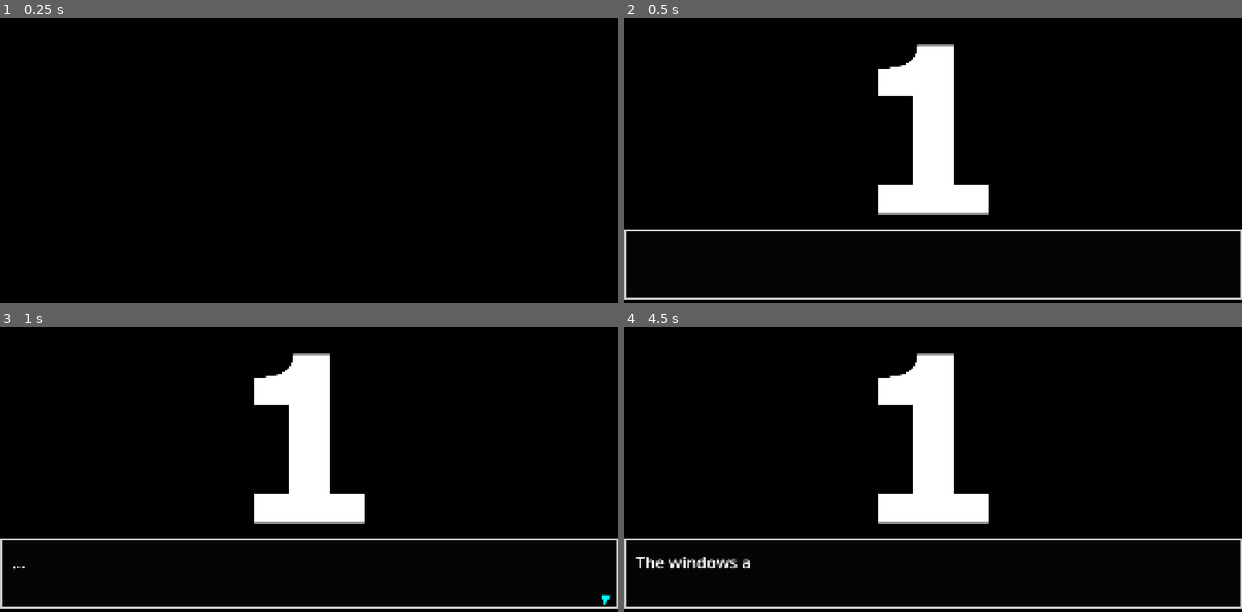
Above: before the commit, frames 1-4 (two rows, left to right).
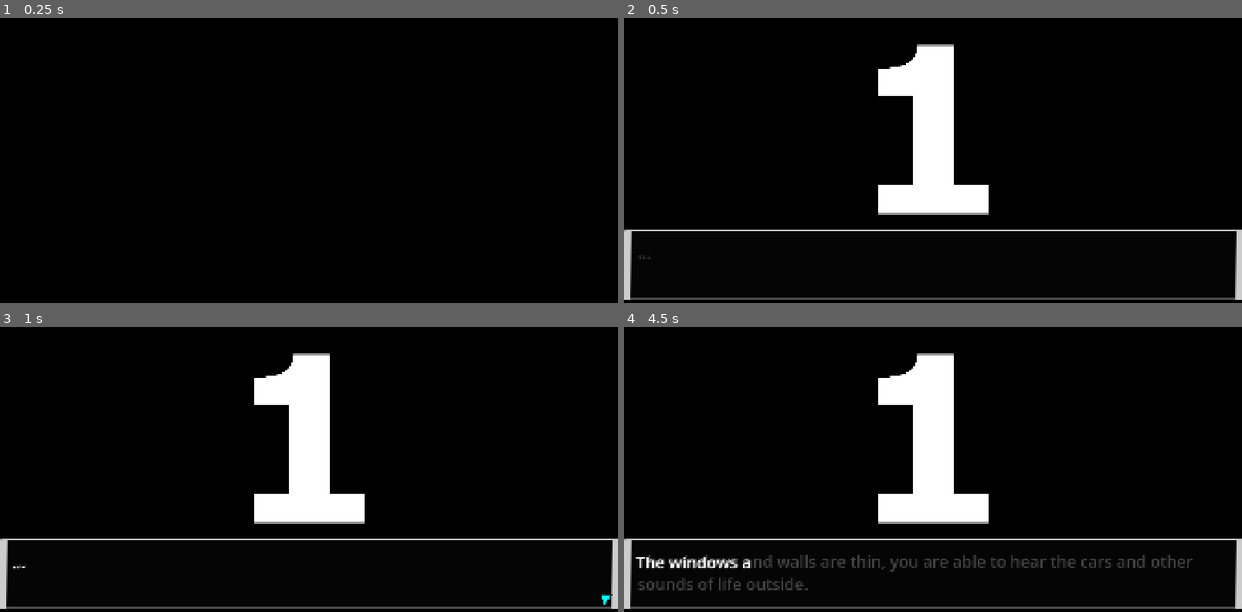
Above: after the commit, the same moments.

Repository: mathew-tran/jamegam50
Game: Godot game, scene res://Scenes/Title.tscn
The game is run twice, just before and just after one commit, with the same random seed, the same clock (stepped at 60 frames per second) and the same inputs.
Inputs (mouse positions are in pixels of both pictures, inside the frame that each line leads up to):
- Up to frame 1 (0.25 s): no input
- Up to frame 2 (0.5 s): no input
- Up to frame 3 (1 s): move the mouse to (444, 421) at 0.52 s; press the mouse at (444, 421) at 0.53 s
- Up to frame 4 (4.5 s): move the mouse to (809, 455) at 1.27 s; release the mouse at (809, 455) at 1.28 s; click (809, 455) at 1.35 s; tap Enter at 2 s; move the mouse to (994, 361) at 2.02 s; press the mouse at (994, 361) at 2.03 s; move the mouse to (902, 506) at 2.77 s; release the mouse at (902, 506) at 2.78 s; click (902, 506) at 2.85 s; move the mouse to (1118, 489) at 3.52 s; press the mouse at (1118, 489) at 3.53 s; move the mouse to (747, 386) at 4.27 s; release the mouse at (747, 386) at 4.28 s; click (747, 386) at 4.35 s

Frame 1 is identical in both runs. In frame 2, 1.2% of the frame differs, in the area x 0-100%, y 74-99%; in frame 3, 1.2%; in frame 4, 2.8%.

Commit message:
polish the dialogue / interactions a bit

Diff:
--- a/DataTypes/CutsceneData.gd
+++ b/DataTypes/CutsceneData.gd
@@ -5,6 +5,7 @@
 @export_multiline var TextToSay = """"""
 @export var BackgroundImage : Texture2D
 
+
 @export var Owner : OwnerData
 
 @export  var MusicType = JukeboxPlayer.MUSIC_TYPE.CONTINUE
--- a/Prefabs/UI/InteractPanel.tscn
+++ b/Prefabs/UI/InteractPanel.tscn
@@ -9,10 +9,48 @@
 border_width_right = 3
 border_width_bottom = 3
 
+[sub_resource type="Animation" id="Animation_buwaf"]
+resource_name = "animateIn"
+length = 0.2
+tracks/0/type = "value"
+tracks/0/imported = false
+tracks/0/enabled = true
+tracks/0/path = NodePath(".:scale")
+tracks/0/interp = 1
+tracks/0/loop_wrap = true
+tracks/0/keys = {
+"times": PackedFloat32Array(0, 0.2),
+"transitions": PackedFloat32Array(1, 1),
+"update": 0,
+"values": [Vector2(0, 0), Vector2(1, 1)]
+}
+
+[sub_resource type="Animation" id="Animation_yopaf"]
+length = 0.001
+tracks/0/type = "value"
+tracks/0/imported = false
+tracks/0/enabled = true
+tracks/0/path = NodePath(".:scale")
+tracks/0/interp = 1
+tracks/0/loop_wrap = true
+tracks/0/keys = {
+"times": PackedFloat32Array(0),
+"transitions": PackedFloat32Array(1),
+"update": 0,
+"values": [Vector2(1, 1)]
+}
+
+[sub_resource type="AnimationLibrary" id="AnimationLibrary_nnfgk"]
+_data = {
+&"RESET": SubResource("Animation_yopaf"),
+&"animateIn": SubResource("Animation_buwaf")
+}
+
 [node name="Panel" type="Panel"]
 custom_minimum_size = Vector2(200, 50)
 offset_right = 40.0
 offset_bottom = 40.0
+pivot_offset = Vector2(100, 25)
 mouse_filter = 2
 theme_override_styles/panel = SubResource("StyleBoxFlat_buwaf")
 script = ExtResource("1_buwaf")
@@ -27,3 +65,8 @@
 text = "INTERACT"
 horizontal_alignment = 1
 vertical_alignment = 1
+
+[node name="AnimationPlayer" type="AnimationPlayer" parent="."]
+libraries = {
+&"": SubResource("AnimationLibrary_nnfgk")
+}
--- a/Scenes/Cutscene.tscn
+++ b/Scenes/Cutscene.tscn
@@ -37,10 +37,11 @@
 
 [sub_resource type="StyleBoxFlat" id="StyleBoxFlat_g4us0"]
 bg_color = Color(0.0214346, 0.0214346, 0.0214346, 1)
-border_width_left = 5
-border_width_top = 5
-border_width_right = 5
-border_width_bottom = 5
+skew = Vector2(0.01, 0)
+border_width_left = 20
+border_width_top = 3
+border_width_right = 20
+border_width_bottom = 3
 
 [sub_resource type="StyleBoxFlat" id="StyleBoxFlat_kweal"]
 bg_color = Color(0.103744, 0.103744, 0.103743, 1)
@@ -86,6 +87,43 @@
 &"animate": SubResource("Animation_g4us0")
 }
 
+[sub_resource type="Animation" id="Animation_bnhl5"]
+resource_name = "animIn"
+length = 0.2
+tracks/0/type = "value"
+tracks/0/imported = false
+tracks/0/enabled = true
+tracks/0/path = NodePath("CanvasLayer/Panel:scale")
+tracks/0/interp = 1
+tracks/0/loop_wrap = true
+tracks/0/keys = {
+"times": PackedFloat32Array(0, 0.2),
+"transitions": PackedFloat32Array(1, 1),
+"update": 0,
+"values": [Vector2(1, 0), Vector2(1, 1)]
+}
+
+[sub_resource type="Animation" id="Animation_jhjw4"]
+length = 0.001
+tracks/0/type = "value"
+tracks/0/imported = false
+tracks/0/enabled = true
+tracks/0/path = NodePath("CanvasLayer/Panel:scale")
+tracks/0/interp = 1
+tracks/0/loop_wrap = true
+tracks/0/keys = {
+"times": PackedFloat32Array(0),
+"transitions": PackedFloat32Array(1),
+"update": 0,
+"values": [Vector2(1, 0)]
+}
+
+[sub_resource type="AnimationLibrary" id="AnimationLibrary_olnes"]
+_data = {
+&"RESET": SubResource("Animation_jhjw4"),
+&"animIn": SubResource("Animation_bnhl5")
+}
+
 [node name="CutScene" type="Node2D"]
 process_mode = 3
 script = ExtResource("1_c1xi3")
@@ -114,7 +152,25 @@
 offset_bottom = -11.0
 grow_horizontal = 2
 grow_vertical = 0
+scale = Vector2(1, 1e-05)
 theme_override_styles/panel = SubResource("StyleBoxFlat_g4us0")
+
+[node name="Outline" type="RichTextLabel" parent="CanvasLayer/Panel"]
+self_modulate = Color(0.262932, 0.262932, 0.262932, 1)
+layout_mode = 1
+anchors_preset = 15
+anchor_right = 1.0
+anchor_bottom = 1.0
+offset_left = 41.0
+offset_top = 34.0
+offset_right = -12.0
+offset_bottom = -21.0
+grow_horizontal = 2
+grow_vertical = 2
+theme_override_font_sizes/normal_font_size = 50
+bbcode_enabled = true
+text = "This is a test script.s"
+visible_characters_behavior = 1
 
 [node name="RichTextLabel" type="RichTextLabel" parent="CanvasLayer/Panel"]
 layout_mode = 1
@@ -184,3 +240,9 @@
 
 [node name="Button" parent="CanvasLayer/Options" instance=ExtResource("9_bnhl5")]
 layout_mode = 2
+
+[node name="AnimationPlayer" type="AnimationPlayer" parent="."]
+libraries = {
+&"": SubResource("AnimationLibrary_olnes")
+}
+speed_scale = 20.0
--- a/Scenes/Part8-Dream.tscn
+++ b/Scenes/Part8-Dream.tscn
@@ -50,7 +50,8 @@
 
 [sub_resource type="Resource" id="Resource_wqo1j"]
 script = ExtResource("2_pg5py")
-TextToSay = "It let me saddle it. And… its skin was so soft, like a plush toy. I wanted only two things — to hug it and soar into the sky, flying from horizon to horizon"
+TextToSay = "It let me saddle it. And… its skin was so soft, like a plush toy.
+I wanted only two things — to hug it and soar into the sky, flying from horizon to horizon"
 BackgroundImage = ExtResource("10_s7xk8")
 Owner = ExtResource("5_od1vv")
 MusicType = 2
@@ -78,7 +79,8 @@
 
 [sub_resource type="Resource" id="Resource_cnyuk"]
 script = ExtResource("2_pg5py")
-TextToSay = "Unexpectedly, it has all come to an end. I woke up, and I never felt so disappointed in reality. I wanted to be there — only there. Forever.."
+TextToSay = "Unexpectedly, it has all come to an end.
+I woke up, and I never felt so disappointed in reality. I wanted to be there — only there. Forever.."
 BackgroundImage = ExtResource("3_3rod6")
 Owner = ExtResource("5_od1vv")
 MusicType = 4
--- a/Scripts/Cutscene.gd
+++ b/Scripts/Cutscene.gd
@@ -21,6 +21,7 @@
 func _ready() -> void:
 	get_tree().paused = true
 	Finder.GetPlayer().StopMoving()
+	$AnimationPlayer.play("animIn")
 	$CanvasLayer/AnimationPlayer.play("animate")
 	$CanvasLayer/Panel.visible = true
 	PlayNextScene()
@@ -98,8 +99,10 @@
 		tween.set_pause_mode(Tween.TWEEN_PAUSE_PROCESS)
 		Content.visible_ratio = 0
 		bCanSkip = false
+
 		$CanvasLayer/TextureRect2.visible = false
 		$CanvasLayer/Panel/RichTextLabel.text = RemainingText.pop_front()
+		$CanvasLayer/Panel/Outline.text = $CanvasLayer/Panel/RichTextLabel.text
 		tween.tween_property(Content, "visible_ratio", 1, len(Content.text) * .01)
 		await tween.finished
 		bCanSkip = true
--- a/Scripts/UI/InteractPanel.gd
+++ b/Scripts/UI/InteractPanel.gd
@@ -6,15 +6,17 @@
 func ShowText(newText):
 	$Label.text = newText.to_upper()
 	visible = true
+	$AnimationPlayer.play("animateIn")
 
 func SelectObject(object):
 	ObjectPressed = object
 
 func Hide():
+	$AnimationPlayer.play_backwards("animateIn")
 	visible = false
 
 func _process(delta: float) -> void:
-	global_position = get_global_mouse_position()
+	global_position = get_global_mouse_position() + Vector2(-100, -50)
 
 func IsObjectPressed(object):
 	if is_instance_valid(ObjectPressed) == false:
Not shown: 1 places in Prefabs/UI/InteractPanel.tscn that only renumber resources
Not shown: 1 places in Scenes/Cutscene.tscn that only renumber resources
